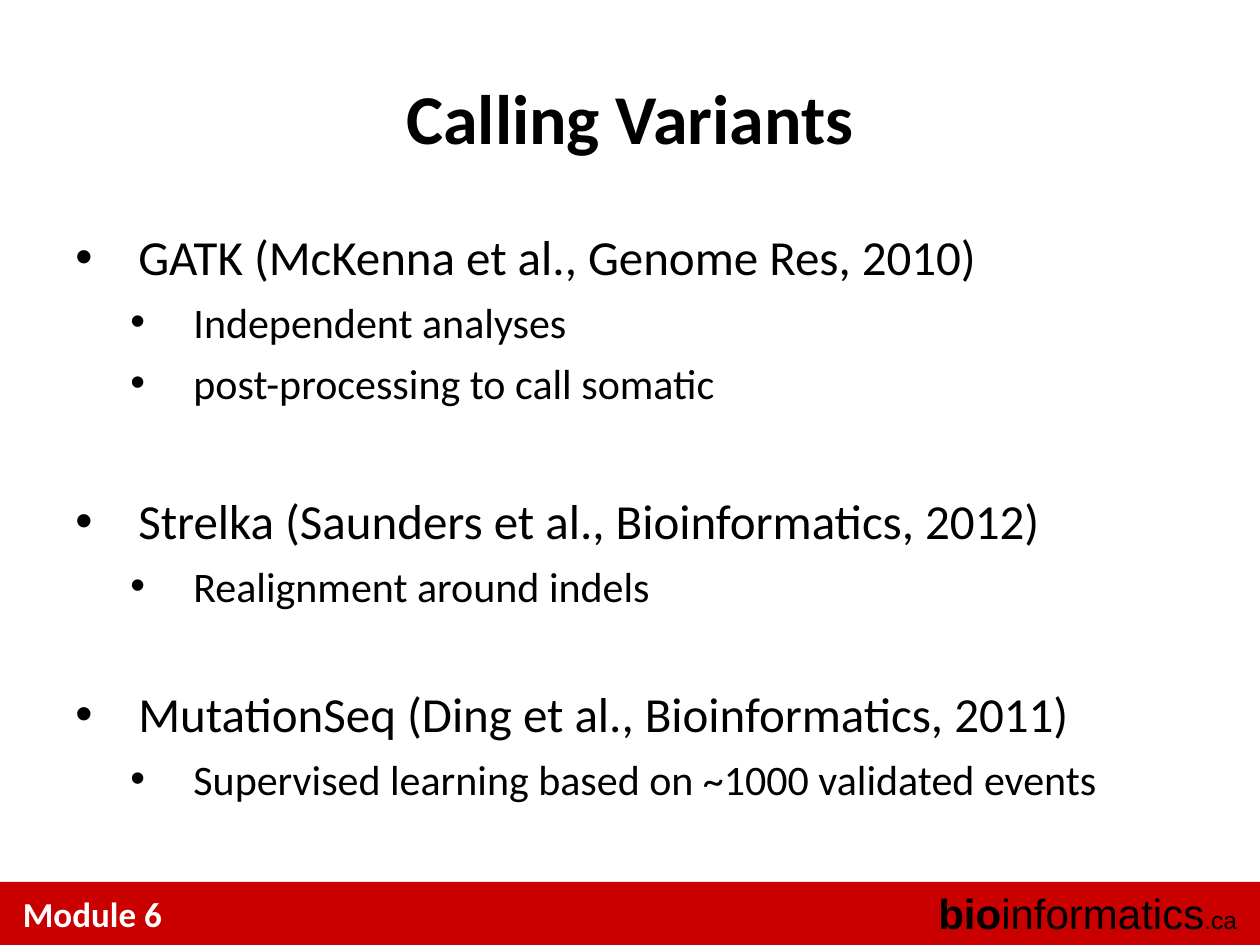
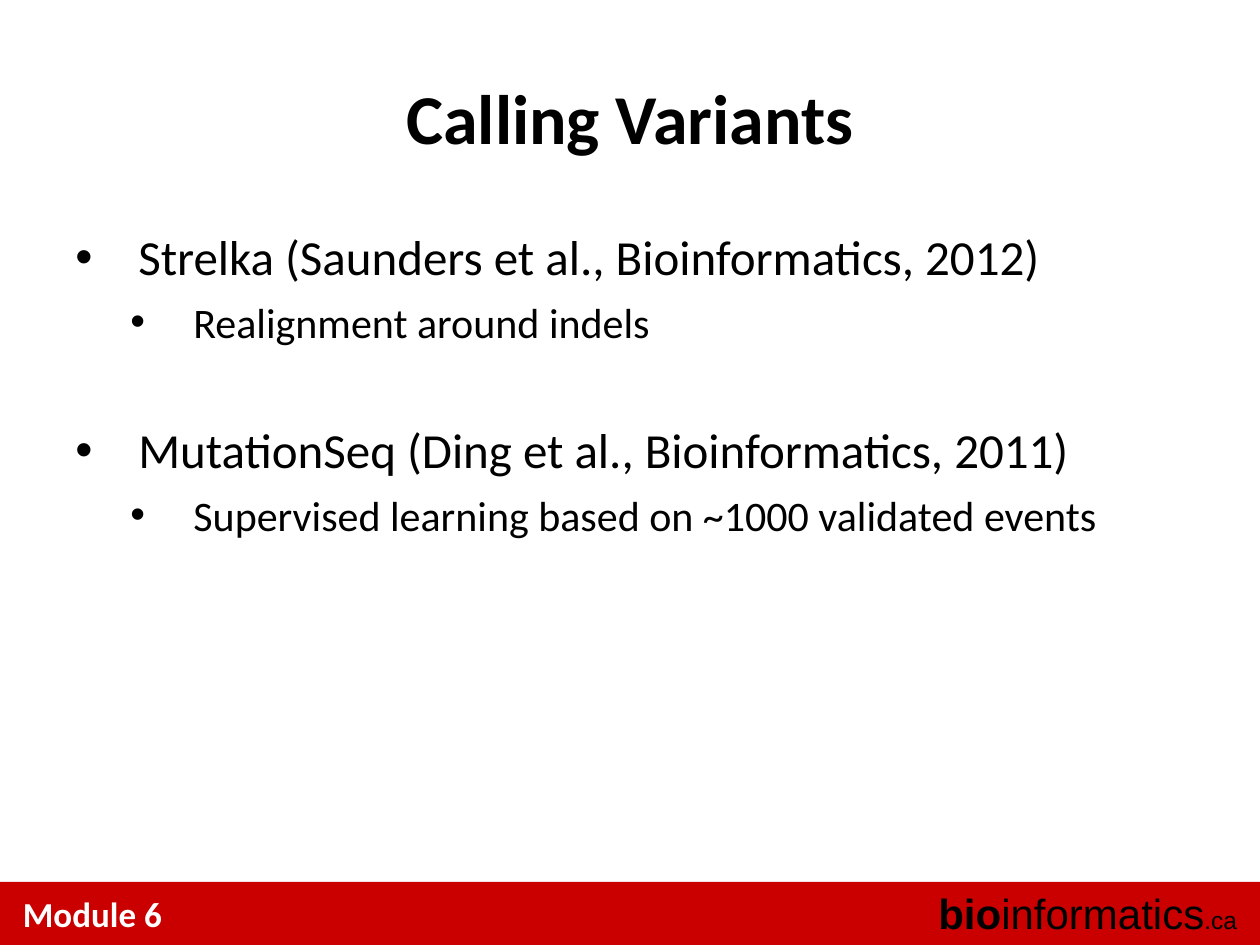
Before and after one commit to tinyheero/BICG-2016, a slide deck: slide 5 of snvs/content/BiCG_2014_Module6_Lab_shah.ppt. Drawn at 1260x945 pixels with LibreOffice and Linux fonts; fonts in the diff are those of the drawing. Boxes give left, top, right and bottom in pixels: in the first picture for what was removed or moved away, otherwise in the second. Text is boxed around its words. In the diff, an @@ line names an element or a change of style, - is before the commit and + after.

```diff
--- a/snvs/content/BiCG_2014_Module6_Lab_shah.ppt
+++ b/snvs/content/BiCG_2014_Module6_Lab_shah.ppt
@@ text at bbox=[138, 239, 976, 407]: paragraphs removed @@
-• GATK (McKenna et al., Genome Res, 2010)
-  • Independent analyses
-  • post-processing to call somatic
```
Also in this commit, not shown: 8 other slides changed, 3 slides added, 6 slides removed, 1 other file.
